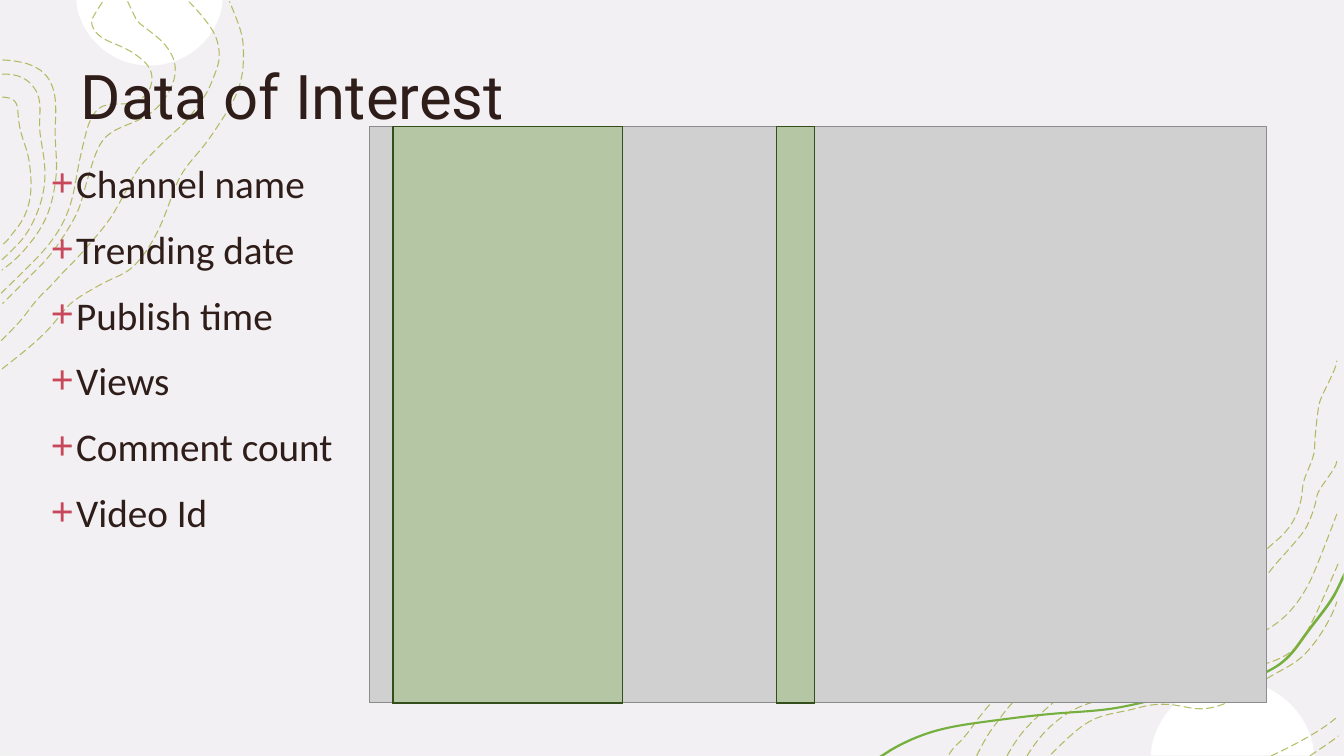
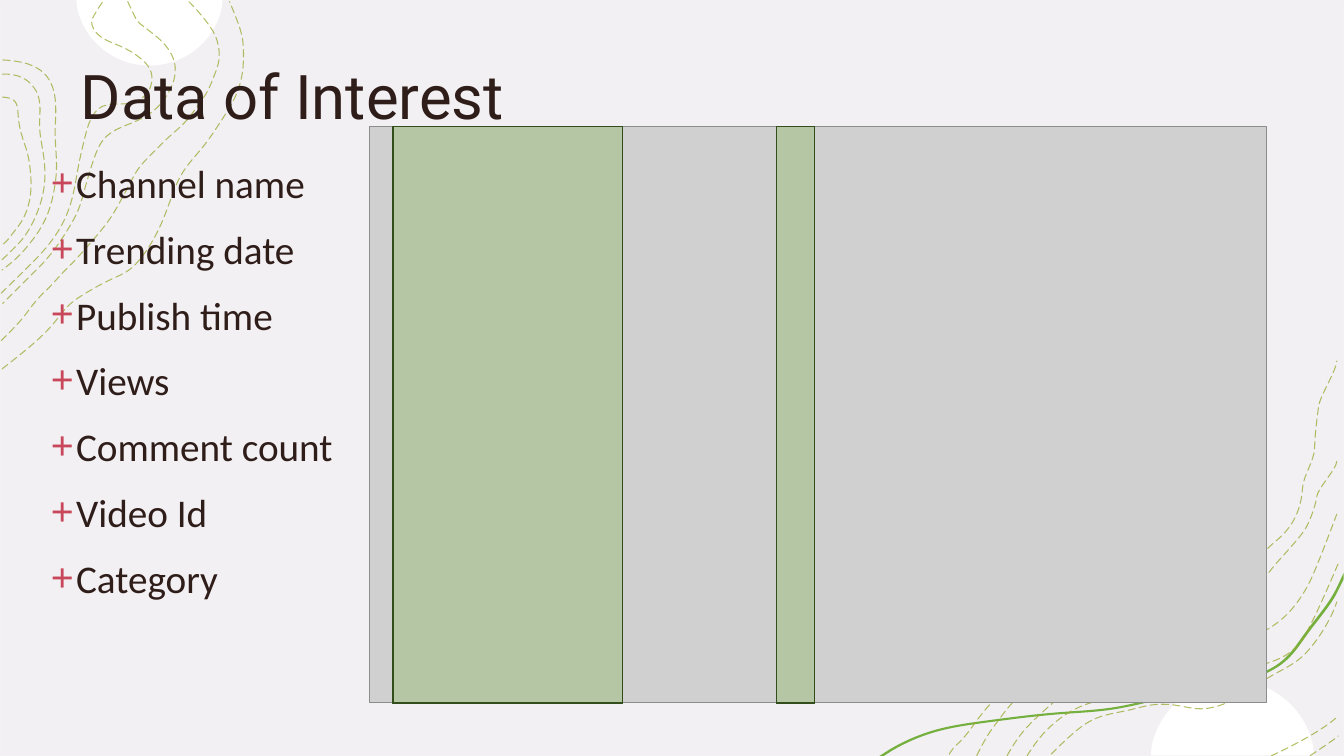
Before and after one commit to tralinde/tralinde_EDA_group_presentation, a slide deck: slide 4 of ppt/Youtube Analytics from 2011 in the U.pptx. Drawn at 1344x756 pixels with LibreOffice and Linux fonts; fonts in the diff are those of the drawing; grey boxes stand for pictures. Boxes give left, top, right and bottom in pixels: in the first picture for what was removed or moved away, otherwise in the second. Text is boxed around its words. In the diff, an @@ line names an element or a change of style, - is before the commit and + after.

```diff
--- a/ppt/Youtube Analytics from 2011 in the U.pptx
+++ b/ppt/Youtube Analytics from 2011 in the U.pptx
@@ text at (76,567,218,600): paragraph added @@
++ Category
```
Also in this commit, not shown: 1 other slide changed, 1 other file.
